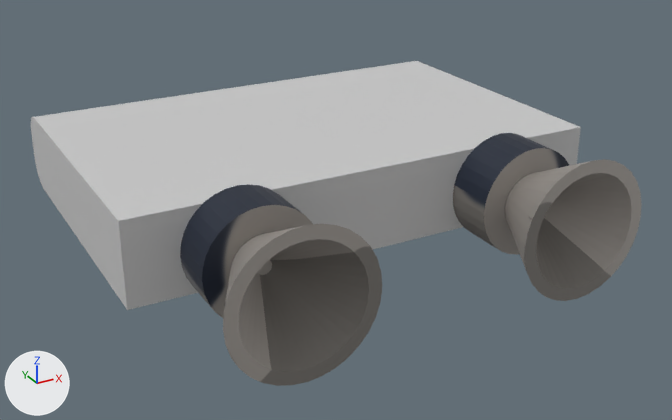
What one commit did to the Blender file Assets/Art (2d and 3d)/3d models/player.blend.
Before and after are seen from a camera (50 mm lens) standing at (-3.07, -6.15, 2.69) and looking at (0.04, -0.5, -0.14). The axes (+X, +Y, +Z) are drawn at lower left. The lights are the same throughout. The picture after the commit comes second.

The first picture shows 'body', 'rocket engine'.
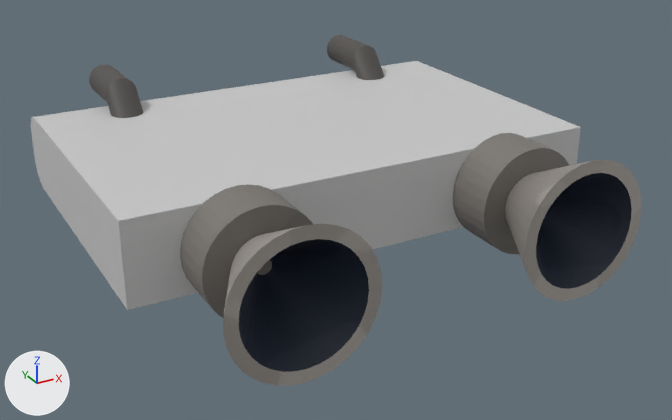
Changed parts and their boxes [x1, y1, x2, y2] in the pictures (672 x 420 px):
'Turrets', added
    after: [89, 35, 384, 118]
part 1 of me_cube, surface changed
    both: [180, 133, 634, 386]

Edits to the bpy script that builds the scene:
```text
Add img_turrets_base_color:
    img_turrets_base_color = load_image('Turrets Base Color', 'textures/Turrets Base Color.png', 1024, 1024, 'sRGB')
Add mat_material_001:
    mat_material_001 = principled_material('Material.001')
    mat_material_001.texture = img_turrets_base_color
Change me_cube:
    where me_cube.from_pydata(...)  # 161 vertices, 131 faces; spans x -1.523..-0.527, y -2.045..-1.049, z -0.28..0.717
    used by ob_rocket_engine; location = (0.0, -0.038, -0.111)
    me_cube part 1: texture (UV) coordinates of 131 of 131 faces, centred in x -1.474..-0.577, y -2.045..-1.119, z -0.23..0.667, changed; they spanned u 0.0..0.92, v 0.0..1.0 and now span u 0.0..1.0, v 0.0..1.0
Add me_cylinder:
    me_cylinder.from_pydata(...)  # 160 vertices, 130 faces; spans x -1.243..-0.99, y 0.682..1.412, z 0.406..0.691
    me_cylinder.materials.append(mat_material_001)  # picture img_turrets_base_color
Add ob_turrets:
    ob_turrets = bpy.data.objects.new('Turrets', me_cylinder)
    ob_turrets.location = (0.0, 0.0, 0.0)
    _m = ob_turrets.modifiers.new('Mirror', 'MIRROR')
```
